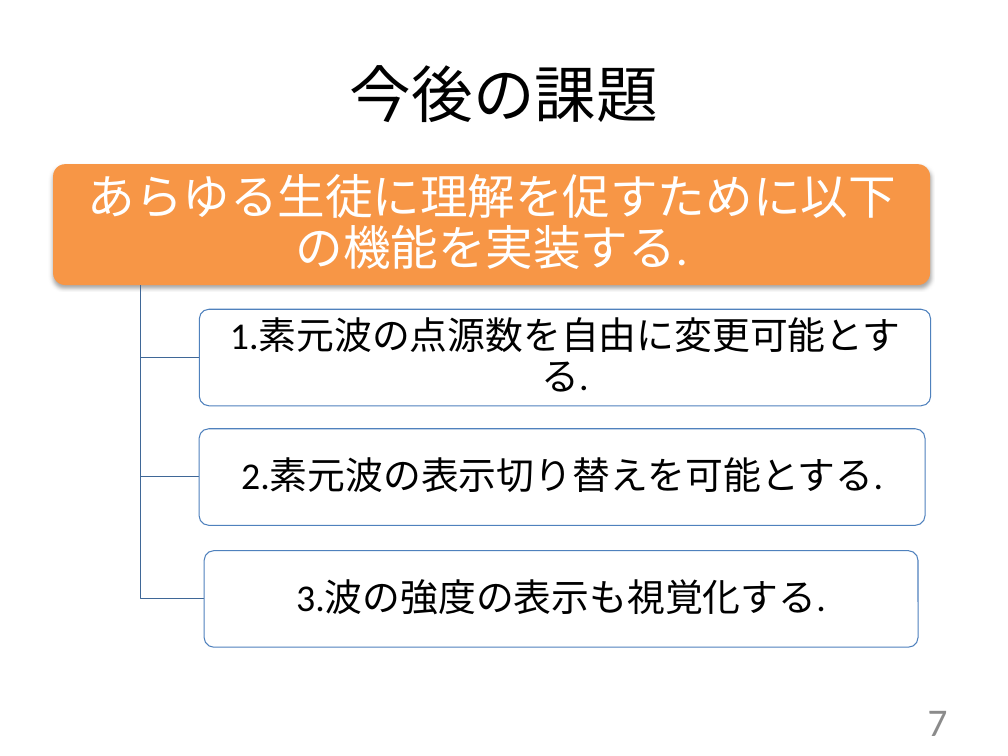
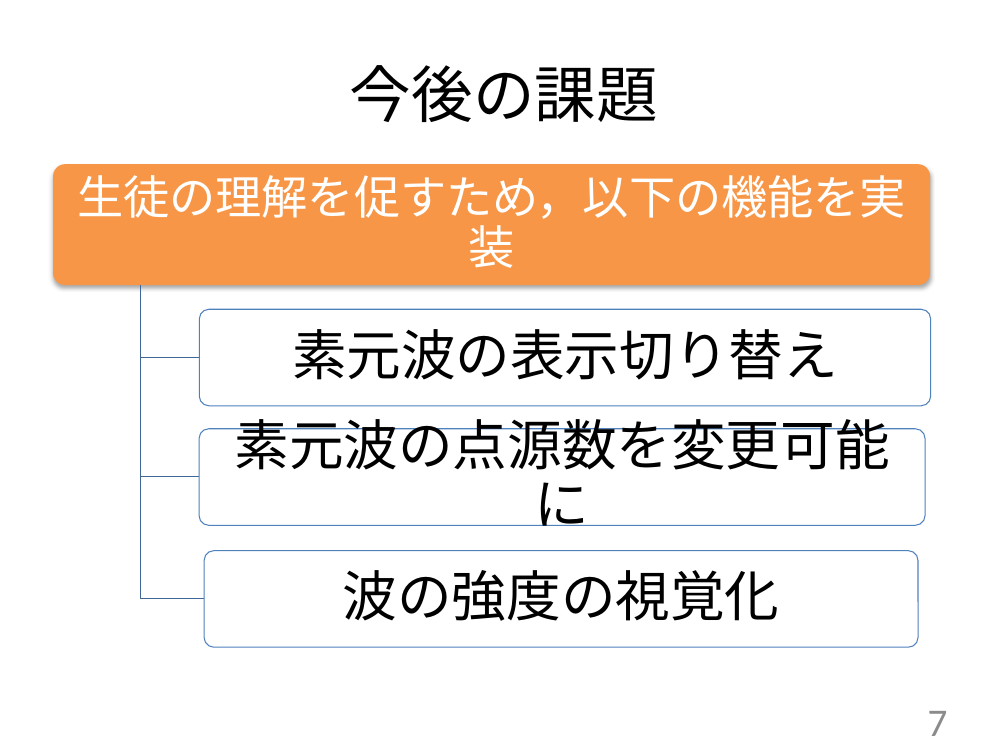
Before and after one commit to Kotaroukg/Murakami_abstract, a slide deck: slide 7 of Murakami_intermediate_announcement.pptx. Drawn at 1008x756 pixels with LibreOffice and Linux fonts; fonts in the diff are those of the drawing. Boxes give left, top, right and bottom in pixels: in the first picture for what was removed or moved away, otherwise in the second. Text is boxed around its words. In the diff, an @@ line names an element or a change of style, - is before the commit and + after.

```diff
--- a/Murakami_intermediate_announcement.pptx
+++ b/Murakami_intermediate_announcement.pptx
@@ text at box(77, 175, 906, 268): text changed; size 34 to 33 pt @@
-あらゆる生徒に理解を促すために以下の機能を実装する.
+生徒の理解を促すため，以下の機能を実装
@@ text at box(292, 329, 838, 380): text changed; size 27 to 39 pt @@
-2.素元波の表示切り替えを可能とする.
+素元波の表示切り替え
@@ text at box(234, 419, 889, 526): text changed; size 27 to 39 pt @@
-1.素元波の点源数を自由に変更可能とする.
+素元波の点源数を変更可能に
@@ text at box(343, 570, 780, 621): text changed; size 27 to 39 pt @@
-3.波の強度の表示も視覚化する.
+波の強度の視覚化
```
Also in this commit, not shown: 3 other slides changed, 5 other files.
